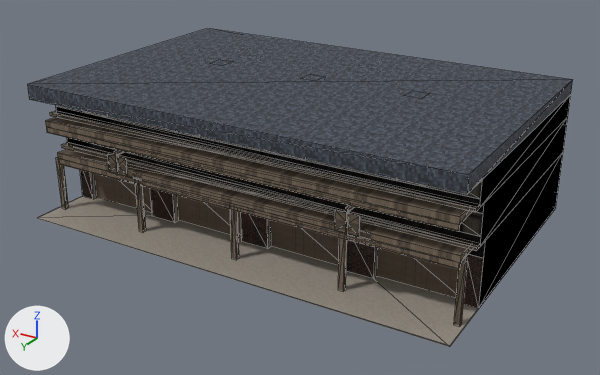
The glTF model apps/web/public/world/props/bldg-row-shop.glb: old version first, new version second.
One viewpoint serves both versions: a 50 mm lens placed at (-16.2, 27.0, 14.7), pointed at (-0.3, 0.5, 1.4). Arrows for +X, +Y and +Z are at lower left; the lights stay in place. The older version comes first. Mesh edges are drawn as thin lines. Vertices at exactly the same position are counted once.

Objects in the first picture: 'bldg-row-shop'.
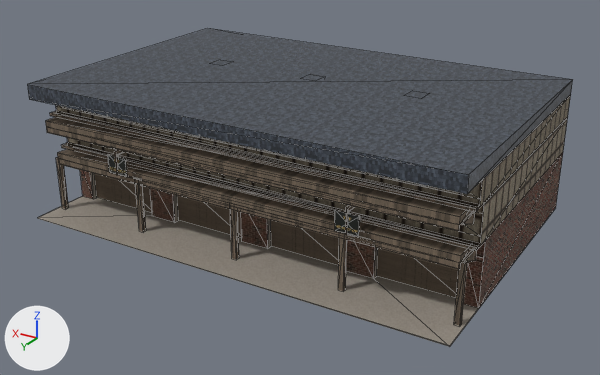
Edits to the bpy script that builds the scene:
```text
Add img_shambles:
    img_shambles = load_image('shambles', '_unpacked/shambles', 640, 512, 'sRGB')
Change mat_brick:
    where n0 = _N.new('ShaderNodeBsdfPrincipled'); n0.name = 'Principled BSDF'
    n0.inputs[2].default_value: 0.94 -> 0.95  # 'Roughness'
    remove n3 = _N.new('ShaderNodeNormalMap'); n3.name = 'Normal Map'
    remove n3.uv_map = 'UVMap'
    remove n4 = _N.new('ShaderNodeTexImage'); n4.name = 'Image Texture.001'
    remove n4.image = img_bldg_row_shop_1024n
    remove _L.new(n3.outputs[0], n0.inputs[5])  # 'Normal' to 'Normal'
    remove _L.new(n4.outputs[0], n3.inputs[1])  # 'Color' to 'Color'
Change mat_frame:
    where n0 = _N.new('ShaderNodeBsdfPrincipled'); n0.name = 'Principled BSDF'
    n0.inputs[2].default_value: 0.94 -> 0.92  # 'Roughness'
    remove n3 = _N.new('ShaderNodeNormalMap'); n3.name = 'Normal Map'
    remove n3.uv_map = 'UVMap'
    remove n4 = _N.new('ShaderNodeTexImage'); n4.name = 'Image Texture.001'
    remove n4.image = img_bldg_row_shop_1024n
    remove _L.new(n3.outputs[0], n0.inputs[5])  # 'Normal' to 'Normal'
    remove _L.new(n4.outputs[0], n3.inputs[1])  # 'Color' to 'Color'
Add mat_sign:
    mat_sign = principled_material('sign')
    mat_sign.texture = img_shambles
    mat_sign.roughness = 0.72
Change me_bldg_row_shop:
    used by ob_bldg_row_shop; location = (0.0, 0.0, 0.0)
    remove me_bldg_row_shop.from_pydata(...)  # 398 vertices, 528 faces; spans x -9.0..9.0, y -6.0..6.0, z 0.0..5.6
    add me_bldg_row_shop.from_pydata(...)  # 458 vertices, 624 faces; spans x -9.0..9.0, y -6.0..6.0, z 0.0..5.6
    me_bldg_row_shop part 1
    8 vertices are removed from x -5.4..5.4, y 5.2, z 2.5..3.3
    8 faces are deleted
    68 vertices are added at x -8.8..8.8, y 3.4..5.3, z 1.7..3.7
    16 new faces join them, mat_trim (picture img_row_trim)
    80 new faces join them, mat_timber (picture img_row_timber)
    8 new faces join them, mat_sign (picture img_shambles)
    add me_bldg_row_shop.materials.append(mat_sign)  # picture img_shambles
```

Where the change shows, as pixel boxes [x1, y1, x2, y2] in the pictures (600 x 375 px):
'bldg-row-shop', surface changed, reshaped (lighter)
    both: [27, 28, 573, 347]
part 1 of me_bldg_row_shop, built on
    before: [108, 154, 360, 237]
    after: [108, 154, 477, 263]
